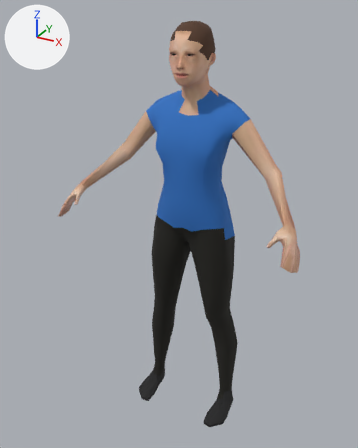
The glTF model assets/world/aerobics_4.far.glb as it was, and as the next commit left it.
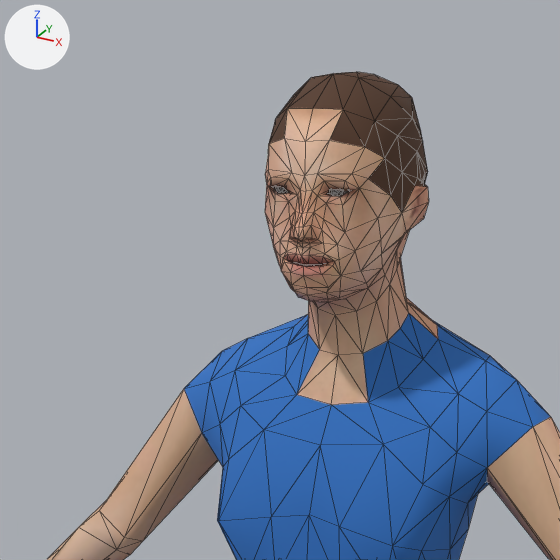
Old and new are each drawn whole from a camera (50 mm lens) standing at (0.782, -1.57, 1.56) and looking at (-0.032, -0.088, 0.819) and again close up on the part from 26% to 71% of the width and 0% to 36% of the height. Arrows for +X, +Y and +Z are at upper left; the lights stay in place. The first two pictures are the older version. The close-ups show mesh edges as thin lines. Vertices at exactly the same position are counted once.

The older version as bpy lines, for what is in view:
```python
mat_color_ponytail01 = principled_material('color_ponytail01')
mat_color_ponytail01.base_color = (0.0931, 0.0423, 0.0222)  # brown #563a29
mat_color_ponytail01.roughness = 0.9
me_person_mesh = bpy.data.meshes.new('person_mesh')
me_person_mesh.from_pydata(...)  # 838 vertices, 1644 faces; spans x -0.46..0.46, y -0.29..0.07, z 0.0..1.52
# faces by material slot: [224, 304, 156, 124, 172, 12, 652]
me_person_mesh.materials.append(mat_color_cortu_cargo_pants)  # black #1f1e18
me_person_mesh.materials.append(mat_color_joepal_crude_t_shirt_female)  # blue #2f72c4
me_person_mesh.materials.append(mat_color_ponytail01)  # brown #563a29
me_person_mesh.materials.append(mat_color_shoes04)  # black #212122
me_person_mesh.materials.append(mat_eyes)  # picture img_image_0
me_person_mesh.materials.append(mat_hole)  # black #281618
me_person_mesh.materials.append(mat_skin)  # picture img_image_1
ob_person_mesh = bpy.data.objects.new('person_mesh', me_person_mesh)
ob_person_mesh.location = (0.0, 0.0, 0.0)
```
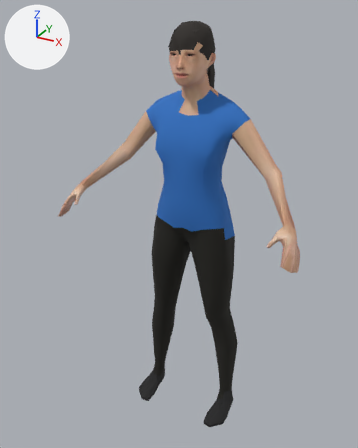
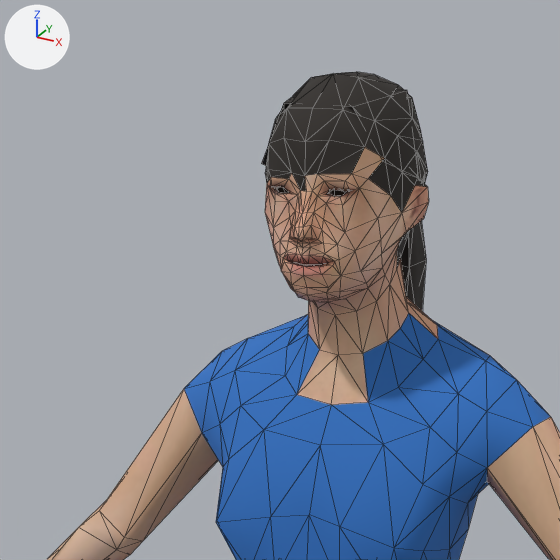
The change, as a diff of the scene's bpy script:
```diff
--- a/assets/world/aerobics_4.far.glb.py
+++ b/assets/world/aerobics_4.far.glb.py
@@ mat_color_ponytail01 @@
 mat_color_ponytail01 = principled_material('color_ponytail01')
-mat_color_ponytail01.base_color = (0.0931, 0.0423, 0.0222)  # brown #563a29
+mat_color_ponytail01.base_color = (0.0273, 0.0222, 0.0185)  # black #2e2925
 mat_color_ponytail01.roughness = 0.9
@@ me_person_mesh @@
 # used by ob_person_mesh; location = (0.0, 0.0, 0.0)
-me_person_mesh.from_pydata(...)  # 838 vertices, 1644 faces; spans x -0.46..0.46, y -0.29..0.07, z 0.0..1.52
+me_person_mesh.from_pydata(...)  # 788 vertices, 1551 faces; spans x -0.46..0.46, y -0.29..0.09, z 0.0..1.52
+# me_person_mesh part 1: a new loose piece of 28 vertices spanning x -0.07..0.07, y -0.11..0.09, z 1.2..1.51, in mat_color_ponytail01 (black #2e2925)
+# me_person_mesh part 2
+# 78 vertices are removed from x -0.04..0.04, y -0.13..-0.11, z 1.41..1.43
+# 246 faces are deleted
+# 12 vertices move within x -0.04..0.04, y -0.13..-0.11, z 1.42..1.43
+# 5 new faces join them, mat_color_ponytail01 (black #2e2925)
+# 24 new faces join them, mat_eyes (picture img_image_0)
+# 69 new faces join them, mat_skin (picture img_image_1)
+# me_person_mesh part 3: 35 faces spanning x -0.08..0.06, y -0.14..0.0, z 1.32..1.49 switch from mat_skin (picture img_image_1) to mat_color_ponytail01 (black #2e2925)
 me_person_mesh.materials.append(mat_color_cortu_cargo_pants)
```

Location of each change, (x1, y1, x2, y2) in pixels of the close-ups (560 x 560 px):
'person_mesh', recoloured, reshaped (darker): (47, 72, 560, 560) in both
part 1 of me_person_mesh, added (mostly hidden): after (262, 89, 426, 311)
part 2 of me_person_mesh, cut back: (267, 170, 359, 232) in both
part 3 of me_person_mesh, recoloured (beige to black): (265, 108, 409, 267) in both
